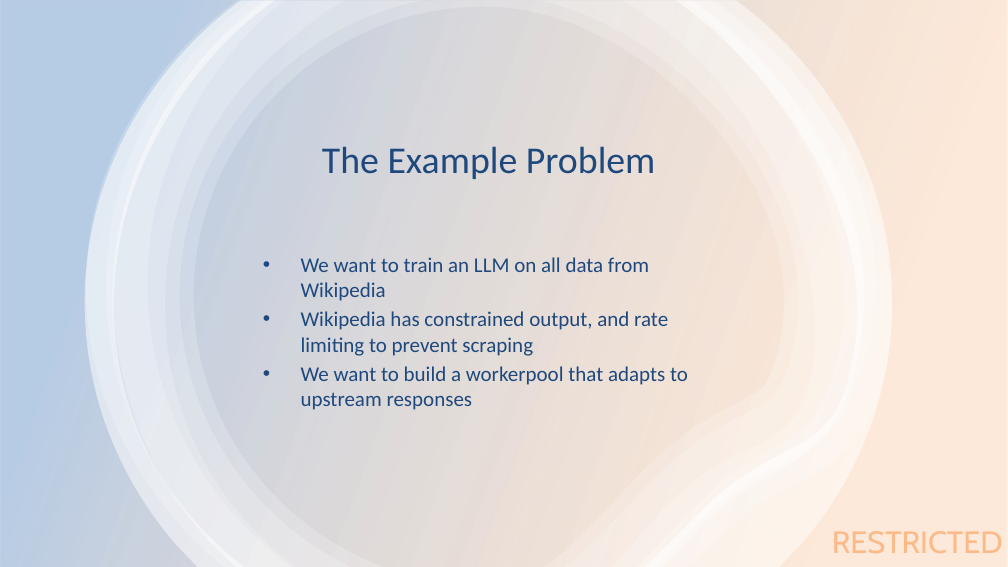
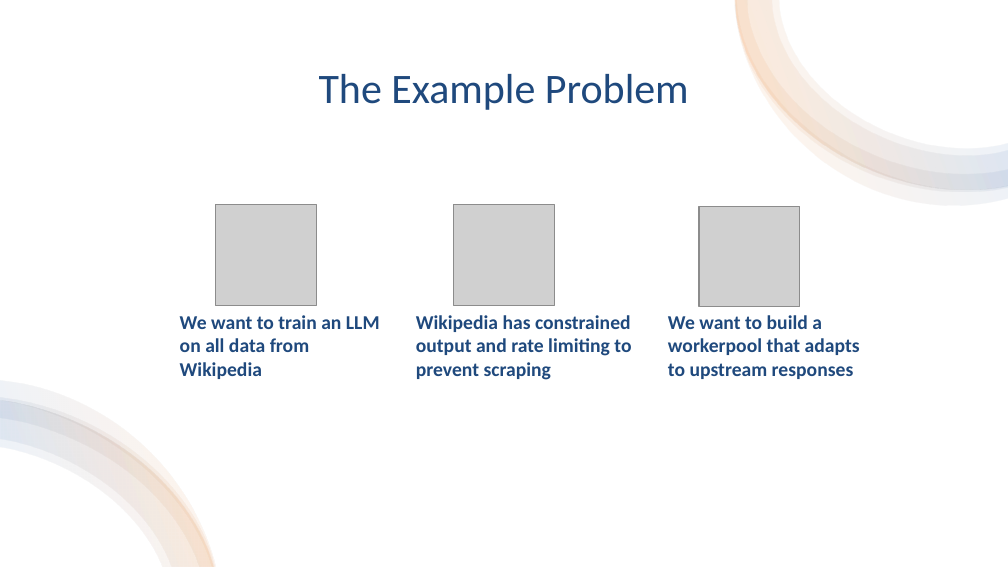
Before and after one commit to caseylmanus/workerpool, a slide deck: slide 4 of presentation.pptx. Drawn at 1008x567 pixels with LibreOffice and Linux fonts; fonts in the diff are those of the drawing; grey boxes stand for pictures. Boxes give left, top, right and bottom in pixels: in the first picture for what was removed or moved away, otherwise in the second. Text is boxed around its words. In the diff, an @@ line names an element or a change of style, - is before the commit and + after.

```diff
--- a/presentation.pptx
+++ b/presentation.pptx
@@ rectangle at (x1=0, y1=0, x2=1008, y2=566): fill gradient #F79646 to #4F81BD to #FFFFFF @@
@@ group removed at (x1=85, y1=0, x2=892, y2=566): 6 freeform shapes @@
@@ group added at (x1=734, y1=0, x2=1008, y2=206): 4 freeform shapes @@
@@ title "The Example Problem" moved from (x1=322, y1=146, x2=656, y2=179) to (x1=319, y1=74, x2=689, y2=110) @@
@@ title "The Example Problem" at (x1=319, y1=74, x2=689, y2=110): size 27 to 30 pt @@
@@ picture added at (x1=216, y1=205, x2=317, y2=305) @@
@@ picture added at (x1=454, y1=205, x2=554, y2=305) @@
@@ picture added at (x1=700, y1=206, x2=800, y2=306) @@
@@ text removed at (x1=301, y1=257, x2=688, y2=410) @@
-• We want to train an LLM on all data from Wikipedia
-• Wikipedia has constrained output, and rate limiting to prevent scraping
-• We want to build a workerpool that adapts to upstream responses
@@ table added at (x1=169, y1=305, x2=871, y2=386), 1 rows, 3 columns @@
+We want to train an LLM on all data from Wikipedia | Wikipedia has constrained output and rate limiting to prevent scraping | We want to build a workerpool that adapts to upstream responses
@@ group added at (x1=0, y1=381, x2=216, y2=567): 4 freeform shapes @@
@@ text removed at (x1=832, y1=531, x2=1003, y2=553) @@
-RESTRICTED
```
Also in this commit, not shown: 15 other slides changed.
